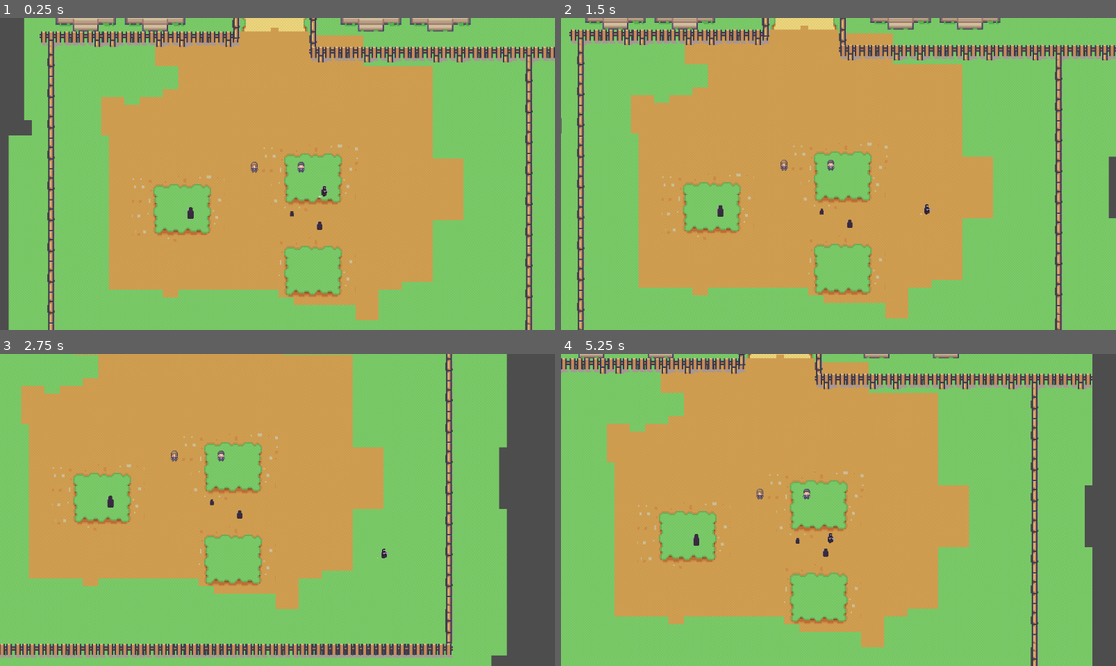
Above: before the commit, frames 1-4 (two rows, left to right).
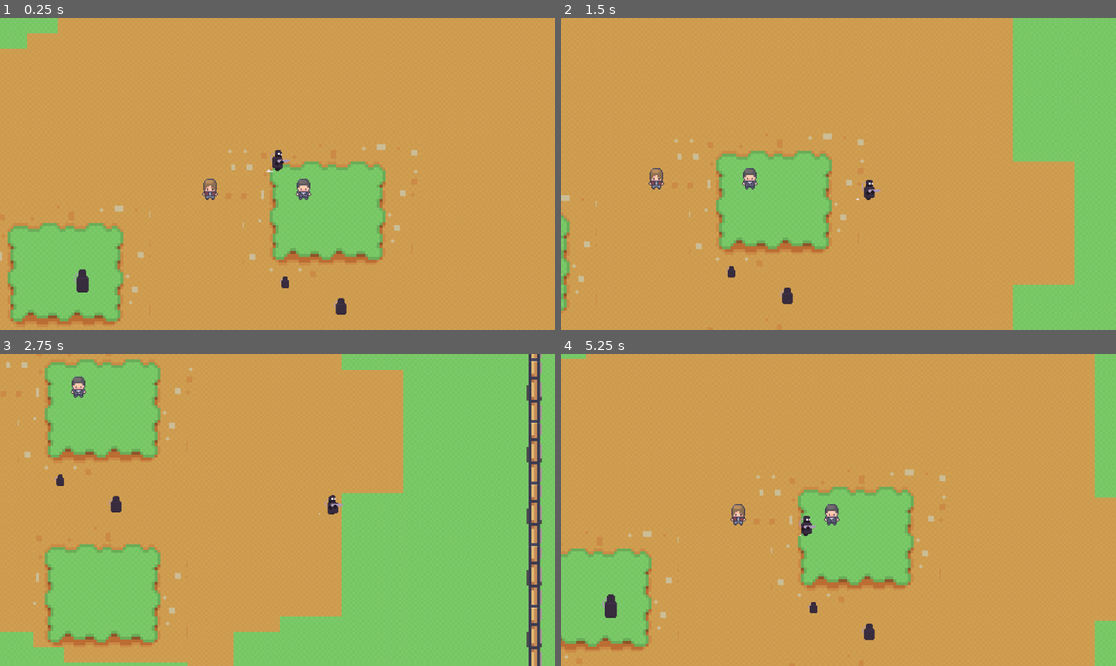
Above: after the commit, the same moments.

Repository: PieFlavr/Spring-2025-Hackathon
Game: Godot game, scene res://scenes/game.tscn
The game is run twice, just before and just after one commit, with the same random seed, the same clock (stepped at 60 frames per second) and the same inputs.
Inputs:
- Up to frame 1 (0.25 s): no input
- Up to frame 2 (1.5 s): tap Enter (ui_accept) at 0.5, 0.77 s; hold Right (ui_right) 0.53-1.28 s; hold Down (ui_down) from 1.28 s (still down)
- Up to frame 3 (2.75 s): tap Enter (ui_accept) at 1.52 s; release Down (ui_down) at 2.03 s; hold Right (ui_right) from 2.03 s (still down)
- Up to frame 4 (5.25 s): release Right (ui_right) at 2.78 s; hold Up (ui_up) 2.78-3.53 s; tap Enter (ui_accept) at 3.02, 3.77, 4.52 s; hold Left (ui_left) 3.53-5.03 s; hold Down (ui_down) from 5.03 s (still down)

The runs differ from the first frame. In frame 1, 58% of the frame differs, in the area x 0-100%, y 0-100%; in frame 2, 50%; in frame 3, 41%; in frame 4, 61%.

Commit message:
Updated Camera Settings

Diff:
--- a/scenes/game.tscn
+++ b/scenes/game.tscn
@@ -115,12 +115,13 @@
 
 [node name="Player" parent="." instance=ExtResource("2_lnu2h")]
 z_index = 5
-position = Vector2(97, 52)
+position = Vector2(22, -28)
 
 [node name="Camera2D" type="Camera2D" parent="Player"]
-position = Vector2(-97, -49)
+position = Vector2(0, 1)
+zoom = Vector2(2, 2)
 position_smoothing_enabled = true
-position_smoothing_speed = 1.0
+position_smoothing_speed = 3.0
 
 [node name="NPC_Wormwood" parent="." instance=ExtResource("3_lbhrr")]
 position = Vector2(88, 120)
@@ -153,6 +154,7 @@
 position = Vector2(49, 0)
 
 [node name="CanvasLayer" type="CanvasLayer" parent="."]
+visible = false
 
 [node name="ConversationMenu" parent="CanvasLayer" instance=ExtResource("11_kvpfn")]
 unique_name_in_owner = true
Not shown: 1 places in scenes/NPC_2Riley.tscn that only renumber resources
Not shown: 1 places in scenes/game.tscn that only renumber resources
